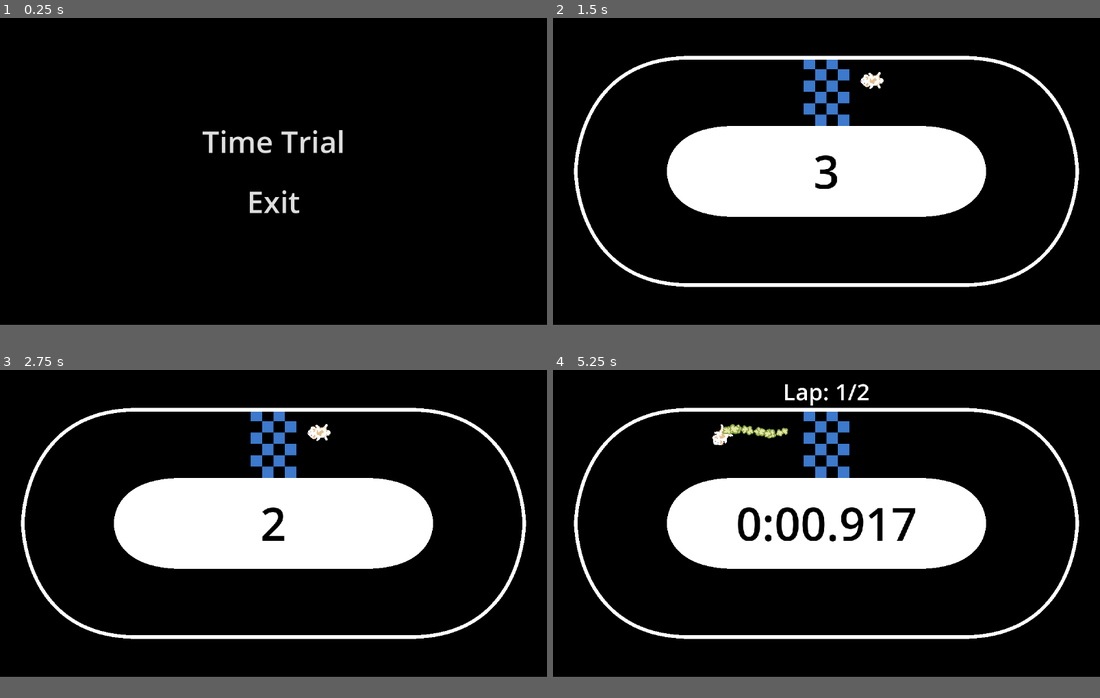
Above: before the commit, frames 1-4 (two rows, left to right).
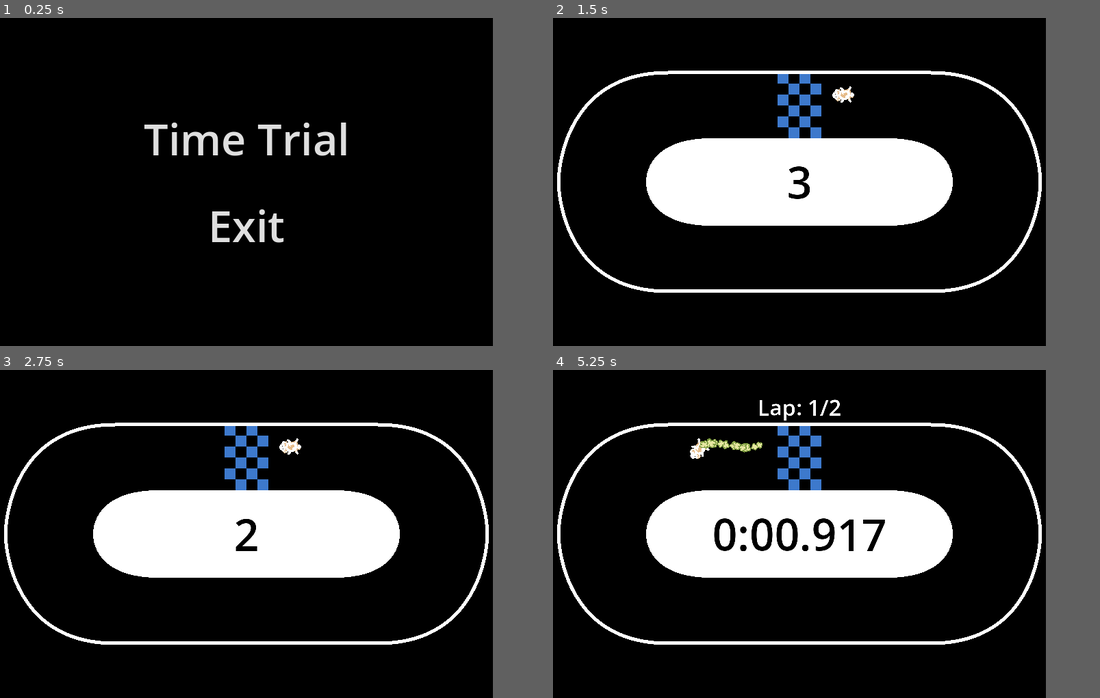
Above: after the commit, the same moments.

Repository: ChrisCee2/20gc4indy500
Game: Godot game, scene res://main_menu.tscn
The game is run twice, just before and just after one commit, with the same random seed, the same clock (stepped at 60 frames per second) and the same inputs. Sound files missing from this copy of the repository are replaced by a short silence.
Inputs (mouse positions are in pixels of both pictures, inside the frame that each line leads up to):
- Up to frame 1 (0.25 s): no input
- Up to frame 2 (1.5 s): click "Time Trial" at 0.5 s; click "Circle Track" at 1.25 s
- Up to frame 3 (2.75 s): tap Enter at 2 s; move the mouse to (393, 507) at 2.02 s; hold D (right) from 2.03 s (still down)
- Up to frame 4 (5.25 s): tap Space (return_to_menu) at 2.75 s; move the mouse to (717, 537) at 2.77 s; release D (right) at 2.78 s; hold S (down) 2.78-3.53 s; move the mouse to (881, 455) at 3.52 s; hold D (right) 3.53-4.28 s; tap Enter at 4.25 s; move the mouse to (799, 583) at 4.27 s; hold W (up) 4.28-5.03 s; move the mouse to (990, 570) at 5.02 s; hold A (left) from 5.03 s (still down)
The window is 799x449 before the commit and 720x480 after it. Grey fills any space a smaller window leaves; there, only what the larger window draws over its background counts as a difference.

The runs differ from the first frame. In frame 1, 2.3% of the frame differs, in the area x 26-64%, y 31-69%; in frame 2, 12%; in frame 3, 12%; in frame 4, 15%, in the area x 0-97%, y 4-84%.

Commit message:
GC4-18: Scale down base resolution

Diff:
--- a/project.godot
+++ b/project.godot
@@ -22,6 +22,9 @@
 
 [display]
 
+window/size/viewport_width=720
+window/size/viewport_height=480
+window/stretch/mode="viewport"
 window/stretch/scale_mode="integer"
 
 [input]
--- a/stage_menu.gd
+++ b/stage_menu.gd
@@ -15,7 +15,7 @@
 func _ready() -> void:
 	track_one_button.pressed.connect(start_stage.bind(
 		{
-			"camera_zoom": 0.75,
+			"camera_zoom": 0.5,
 			"timer_position": Vector2.ZERO,
 			"header_position": Vector2(0, -372.0),
 			"track_name": "track_1"
@@ -25,7 +25,7 @@
 
 	track_two_button.pressed.connect(start_stage.bind(
 		{
-			"camera_zoom": 0.6,
+			"camera_zoom": 0.35,
 			"timer_position": Vector2(128, 30),
 			"header_position": Vector2(0, 450.0),
 			"track_name": "track_2"
@@ -35,9 +35,9 @@
 
 	track_three_button.pressed.connect(start_stage.bind(
 		{
-			"camera_zoom": 0.6,
+			"camera_zoom": 0.35,
 			"timer_position": Vector2(0, 465),
-			"header_position": Vector2(0, -500.0),
+			"header_position": Vector2(0, -600.0),
 			"track_name": "track_3"
 		}
 	))
--- a/stage_menu.tscn
+++ b/stage_menu.tscn
@@ -65,16 +65,12 @@
 value = 1.0
 tick_count = 2
 
-[node name="GridContainer" type="GridContainer" parent="GridContainer"]
-layout_mode = 2
-columns = 2
-
 [node name="TrackOneButton" type="Button" parent="GridContainer"]
 texture_filter = 1
 layout_mode = 2
 size_flags_horizontal = 6
 size_flags_vertical = 4
-theme_override_font_sizes/font_size = 64
+theme_override_font_sizes/font_size = 32
 theme_override_styles/focus = SubResource("StyleBoxEmpty_p3jrs")
 theme_override_styles/disabled_mirrored = SubResource("StyleBoxEmpty_p3jrs")
 theme_override_styles/disabled = SubResource("StyleBoxEmpty_p3jrs")
@@ -93,7 +89,7 @@
 layout_mode = 2
 size_flags_horizontal = 6
 size_flags_vertical = 4
-theme_override_font_sizes/font_size = 64
+theme_override_font_sizes/font_size = 32
 theme_override_styles/focus = SubResource("StyleBoxEmpty_p3jrs")
 theme_override_styles/disabled_mirrored = SubResource("StyleBoxEmpty_p3jrs")
 theme_override_styles/disabled = SubResource("StyleBoxEmpty_p3jrs")
@@ -112,7 +108,7 @@
 layout_mode = 2
 size_flags_horizontal = 6
 size_flags_vertical = 4
-theme_override_font_sizes/font_size = 64
+theme_override_font_sizes/font_size = 32
 theme_override_styles/focus = SubResource("StyleBoxEmpty_p3jrs")
 theme_override_styles/disabled_mirrored = SubResource("StyleBoxEmpty_p3jrs")
 theme_override_styles/disabled = SubResource("StyleBoxEmpty_p3jrs")
@@ -131,7 +127,7 @@
 layout_mode = 2
 size_flags_horizontal = 6
 size_flags_vertical = 4
-theme_override_font_sizes/font_size = 64
+theme_override_font_sizes/font_size = 32
 theme_override_styles/focus = SubResource("StyleBoxEmpty_p3jrs")
 theme_override_styles/disabled_mirrored = SubResource("StyleBoxEmpty_p3jrs")
 theme_override_styles/disabled = SubResource("StyleBoxEmpty_p3jrs")
